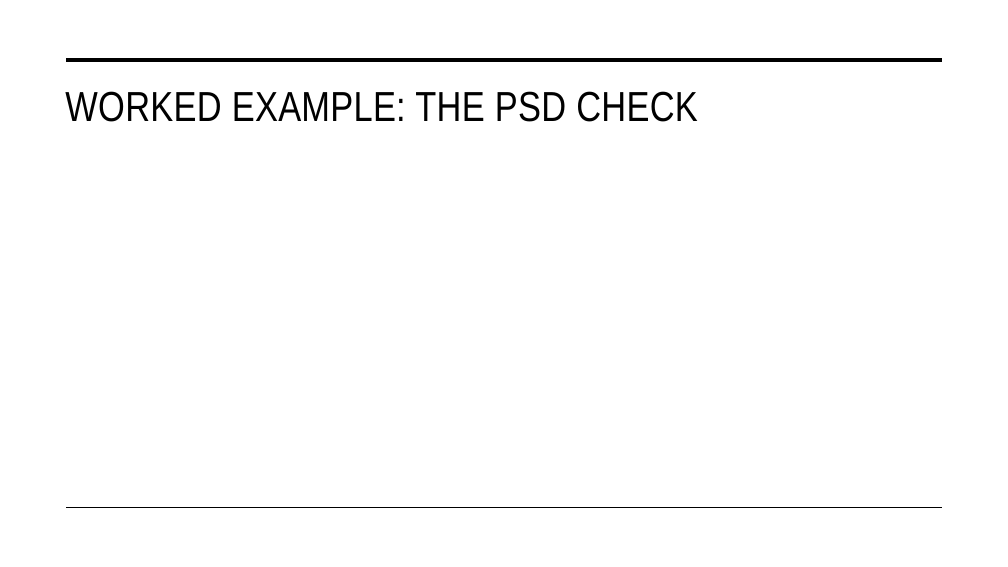
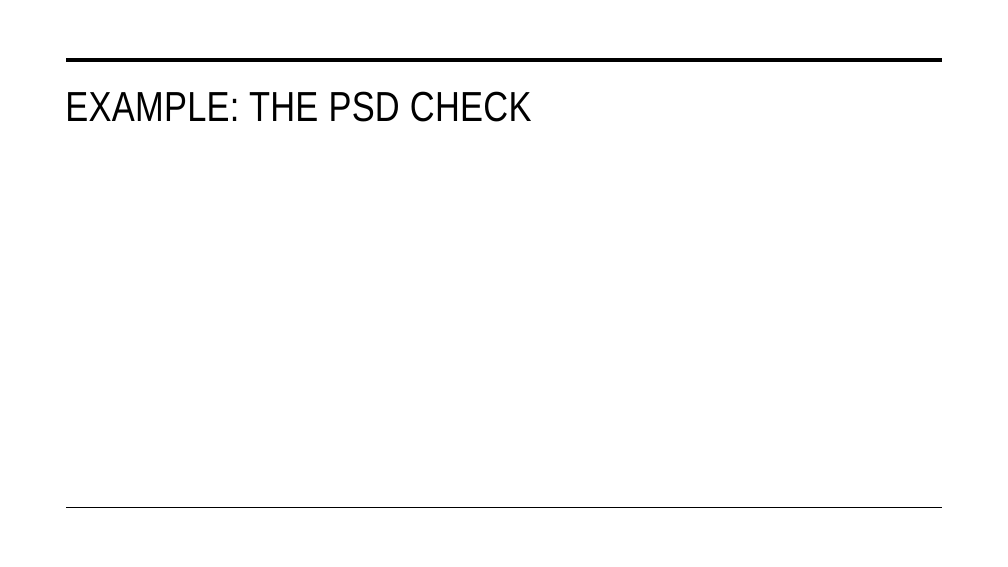
Before and after one commit to STAT-486-Fall-2026/course-content, a slide deck: slide 12 of slides/08-gradient-descent.pptx. Drawn at 1008x567 pixels with LibreOffice and Linux fonts; fonts in the diff are those of the drawing; grey boxes stand for pictures. Boxes give left, top, right and bottom in pixels: in the first picture for what was removed or moved away, otherwise in the second. Text is boxed around its words. In the diff, an @@ line names an element or a change of style, - is before the commit and + after.

```diff
--- a/slides/08-gradient-descent.pptx
+++ b/slides/08-gradient-descent.pptx
@@ title at (65,91,532,122): text changed @@
-WORKED EXAMPLE: THE PSD CHECK
+EXAMPLE: THE PSD CHECK
```
Also in this commit, not shown: 1 slide added, 1 other file.
